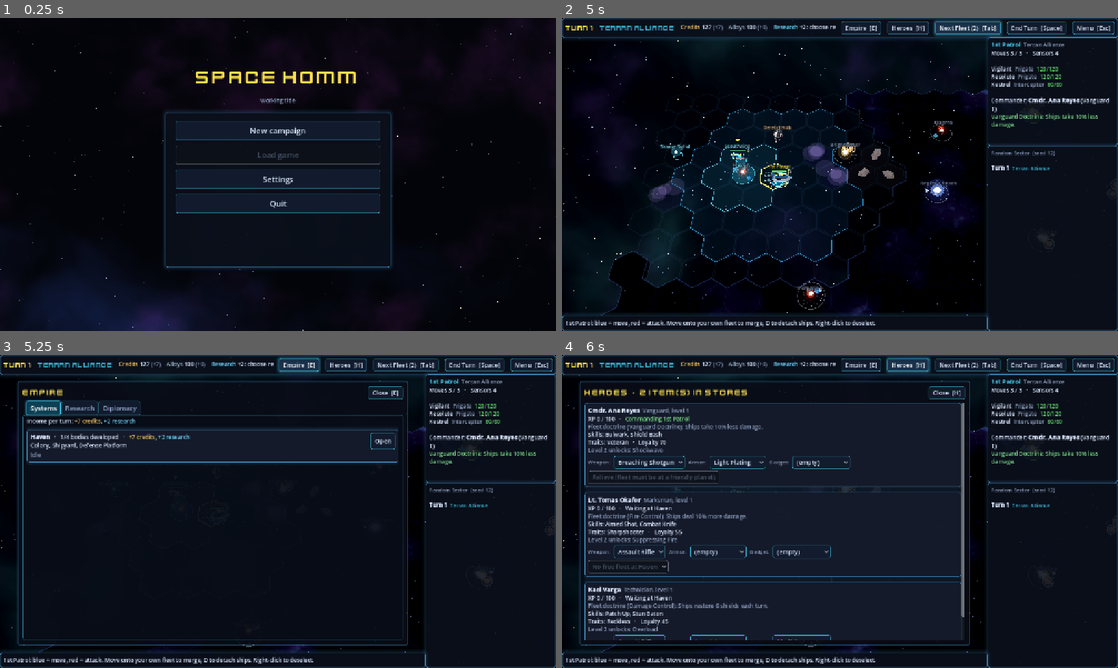
Above: before the commit, frames 1-4 (two rows, left to right).
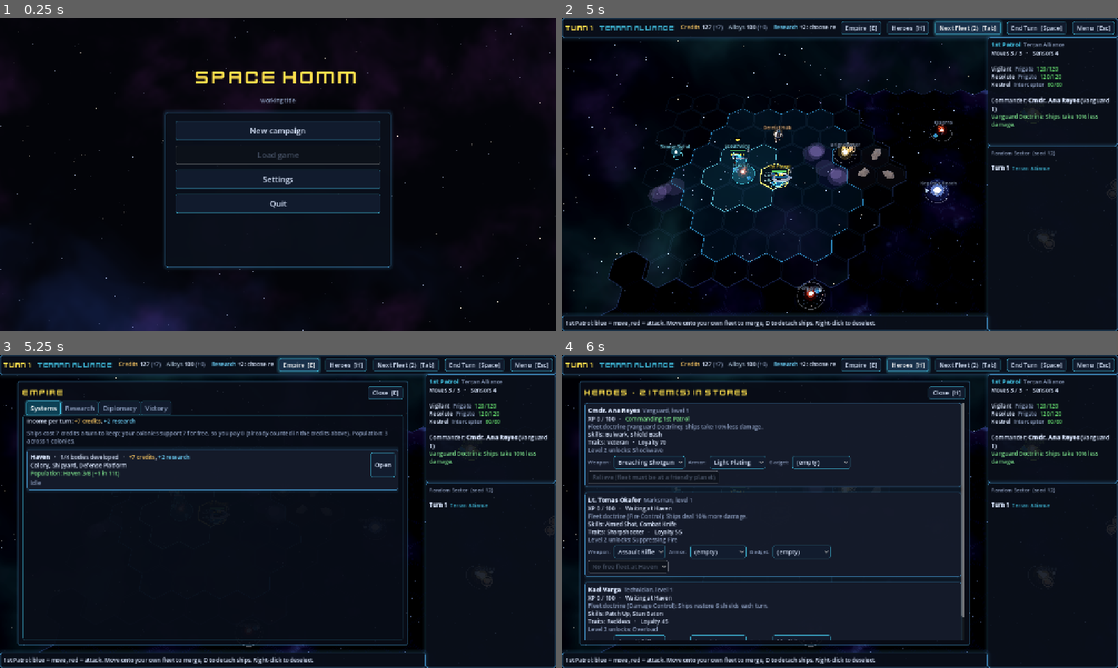
Above: after the commit, the same moments.

Repository: jamesedchristie/space-homm
Game: Godot game, scene res://src/presentation/main.tscn
The game is run twice, just before and just after one commit, with the same random seed, the same clock (stepped at 60 frames per second) and the same inputs.
Inputs (mouse positions are in pixels of both pictures, inside the frame that each line leads up to):
- Up to frame 1 (0.25 s): no input
- Up to frame 2 (5 s): click "New campaign" at 0.5 s; click (828, 246) at 1.27 s; type "12" at 1.35 s; click "Start" at 2 s; click "Begin" at 2.75 s; click "Next Fleet (2) [Tab]" at 3.5 s; click "Next Fleet (2) [Tab]" at 4.25 s
- Up to frame 3 (5.25 s): click "Empire [E]" at 5 s
- Up to frame 4 (6 s): click "Heroes [H]" at 5.75 s

Frames 1-2 are identical in both runs. In frame 3, 3.4% of the frame differs, in the area x 4-72%, y 14-44%; in frame 4, nothing differs.

Commit message:
Galaxy UI for population, upkeep, eras, megaprojects, victory progress and events
System view shows population and growth and offers megaprojects; the Empire
panel gains upkeep and wonders, eras in Research and a Victory tab; events
open a choice dialog; log lines for wonders, crises and events.

Co-Authored-By: Claude Opus 5.5 <noreply@anthropic.com>
Claude-Session: https://claude.ai/code/session_011S8DfbG2VPjJYDMcXDFx8r

Diff:
--- a/src/presentation/shared/dialog_panel.gd
+++ b/src/presentation/shared/dialog_panel.gd
@@ -45,7 +45,7 @@
 	UiKit.anchor(self, 0.5, 0.5, 0.5, 0.5, -width / 2.0, -height / 2.0, width / 2.0, height / 2.0)
 
 
-## choices: [{"id": String, "label": String}]
+## choices: [{"id": String, "label": String, "disabled"?: bool, "tooltip"?: String}]
 func ask(title: String, body_bbcode: String, choices: Array[Dictionary]) -> void:
 	_title.text = title
 	_body.clear()
@@ -54,9 +54,12 @@
 		c.queue_free()
 	for choice in choices:
 		var id: String = choice["id"]
-		_buttons.add_child(UiKit.button(choice["label"], func() -> void:
+		var button := UiKit.button(choice["label"], func() -> void:
 			visible = false
-			choice_made.emit(id)))
+			choice_made.emit(id))
+		button.disabled = choice.get("disabled", false)
+		button.tooltip_text = choice.get("tooltip", "")
+		_buttons.add_child(button)
 	visible = true
 
 
--- a/src/presentation/strategic/empire_panel.gd
+++ b/src/presentation/strategic/empire_panel.gd
@@ -1,15 +1,16 @@
 class_name EmpirePanel
 extends PanelContainer
-## Empire management overlay with three tabs: Colonies (yields, buildings,
-## build queue), Research (tech tree) and Diplomacy (war/peace, opinion,
-## gifts). Like the hero roster, it only emits commands.
+## Empire management overlay with four tabs: Systems (yields, population,
+## buildings, build queue), Research (tech tree by era), Diplomacy (war/peace,
+## opinion, gifts) and Victory (how close everyone is to winning). Like the
+## hero roster, it only emits commands.
 
 signal command_requested(cmd: GalaxyCommand)
 signal closed
 ## "Open" on a system in the Colonies tab.
 signal system_requested(planet_id: String)
 
-const TABS := ["Systems", "Research", "Diplomacy"]
+const TABS := ["Systems", "Research", "Diplomacy", "Victory"]
 
 var _tabs: TabContainer
 var _lists: Array[VBoxContainer] = []
@@ -56,6 +57,7 @@
 	_build_colonies(engine, faction_id, interactive)
 	_build_research(engine, faction_id, interactive)
 	_build_diplomacy(engine, faction_id, interactive)
+	_build_victory(engine, faction_id)
 	visible = true
 
 
@@ -66,6 +68,19 @@
 	var data := engine.data
 	var income := EmpireRules.income(engine, faction_id)
 	list.add_child(_text("Income per turn: %s" % _resource_text(engine, income, true)))
+	var upkeep := int(income["upkeep"])
+	var fleet_cost := EmpireRules.fleet_upkeep(engine, faction_id)
+	list.add_child(_text(UiKit.color_tag("Ships cost %d credits a turn to keep; your colonies support %d for free, so you pay %d (already counted in the credits above). Population: %d across %d colonies." % [
+			fleet_cost, EmpireRules.free_upkeep(engine, faction_id), upkeep, EmpireRules.total_population(engine, faction_id),
+			EmpireRules.colony_count(engine, faction_id)], Palette.TEXT_DIM)))
+	if int(engine.state.resources[faction_id]["credits"]) < 0:
+		list.add_child(_text(UiKit.color_tag("Budget crisis: the treasury is in debt. Colonies don't grow, fleets don't repair and ships lose hull until you are in the black.", Palette.BAD)))
+	var active: Array = engine.state.modifiers.get(faction_id, [])
+	for m: Dictionary in active:
+		list.add_child(_text(UiKit.color_tag("Active: %s (%d turns left)" % [m["name"], int(m["turns"])], Palette.ACTIVE)))
+	for mp_id in EmpireRules.megaprojects_of(engine, faction_id):
+		list.add_child(_text(UiKit.color_tag("Wonder: %s. %s" % [engine.data.megaprojects[mp_id]["name"],
+				engine.data.megaprojects[mp_id].get("description", "")], Palette.ACTIVE)))
 	for planet in engine.state.planets_of(faction_id):
 		var card := UiKit.panel(Color(0.08, 0.1, 0.16, 0.95))
 		var box := VBoxContainer.new()
@@ -76,16 +91,22 @@
 			names.append(data.buildings[b]["name"])
 		var row := HBoxContainer.new()
 		box.add_child(row)
-		var info := _text("[b]%s[/b]   ·   %d/%d bodies developed   ·   %s\n%s" % [planet.name,
+		var pops := PackedStringArray()
+		for b in planet.colonies():
+			var grow := EmpireRules.turns_to_grow(engine, b, faction_id)
+			pops.append("%s %d/%d%s" % [b["name"], EmpireRules.pop(b), EmpireRules.pop_cap(engine, b, faction_id),
+					(" (+1 in %dt)" % grow) if grow > 0 else ""])
+		var info := _text("[b]%s[/b]   ·   %d/%d bodies developed   ·   %s\n%s%s" % [planet.name,
 				developed, planet.bodies.size(), _resource_text(engine, EmpireRules.planet_yields(engine, planet), true),
-				", ".join(names) if not names.is_empty() else UiKit.color_tag("Nothing built yet", Palette.TEXT_DIM)])
+				", ".join(names) if not names.is_empty() else UiKit.color_tag("Nothing built yet", Palette.TEXT_DIM),
+				("\n" + UiKit.color_tag("Population: " + ", ".join(pops), Palette.GOOD)) if not pops.is_empty() else ""])
 		info.size_flags_horizontal = Control.SIZE_EXPAND_FILL
 		row.add_child(info)
 		var pid := planet.id
 		row.add_child(UiKit.button("Open", func() -> void: system_requested.emit(pid)))
 		if not planet.queue.is_empty():
 			var q := planet.queue
-			var item_name: String = data.buildings[q["item"]]["name"] if q["kind"] == "building" else data.units[q["item"]]["name"]
+			var item_name := SystemView._queue_name(data, planet)
 			box.add_child(_text(UiKit.color_tag("Building %s: %d/%d turns" % [item_name, q["progress"], q["turns"]], Palette.ACTIVE)))
 		else:
 			box.add_child(_text(UiKit.color_tag("Idle", Palette.TEXT_DIM)))
@@ -104,12 +125,23 @@
 	else:
 		list.add_child(_text("Researching [b]%s[/b]: %d / %d (+%d per turn)" % [data.techs[r["current"]]["name"],
 				r["progress"], ResearchRules.cost(engine, r["current"]), per_turn]))
-	for tech_id: String in data.techs:
+	var era := ResearchRules.current_era(engine, faction_id)
+	list.add_child(_text(UiKit.color_tag("Current era: %s. Each era opens once enough techs of the one before are known." % ResearchRules.era_name(engine, era), Palette.TEXT_DIM)))
+	var shown_era := 0
+	for tech_id: String in _tech_order(engine):
 		var tech: Dictionary = data.techs[tech_id]
+		if ResearchRules.era_of(engine, tech_id) != shown_era:
+			shown_era = ResearchRules.era_of(engine, tech_id)
+			var need: Dictionary = data.eras.get(str(shown_era), {}).get("requires", {})
+			var open := ResearchRules.era_open(engine, faction_id, shown_era)
+			var era_text := "%s%s" % [ResearchRules.era_name(engine, shown_era), "" if need.is_empty() else
+					("  (needs %d %s techs: %d known)" % [int(need["count"]), ResearchRules.era_name(engine, int(need["era"])),
+					ResearchRules.known_in_era(engine, faction_id, int(need["era"]))])]
+			list.add_child(UiKit.label(era_text + ("" if open else "  - locked"), 15, Palette.ACTIVE if open else Palette.TEXT_DIM))
 		var row := HBoxContainer.new()
 		row.add_theme_constant_override("separation", 10)
 		var status := ResearchRules.status(engine, faction_id, tech_id)
-		var info := _text("[b]%s[/b]  %s\n%s" % [tech["name"], UiKit.color_tag("%d research" % tech.get("cost", 0), Palette.TEXT_DIM),
+		var info := _text("[b]%s[/b]  %s\n%s" % [tech["name"], UiKit.color_tag("%d research" % ResearchRules.cost(engine, tech_id), Palette.TEXT_DIM),
 				tech.get("description", "")])
 		info.size_flags_horizontal = Control.SIZE_EXPAND_FILL
 		row.add_child(info)
@@ -117,10 +149,10 @@
 			ResearchRules.KNOWN:
 				row.add_child(UiKit.label("Researched", 13, Palette.GOOD))
 			ResearchRules.LOCKED:
-				var reqs := PackedStringArray()
-				for req: String in tech.get("requires", []):
-					reqs.append(data.techs[req]["name"])
-				row.add_child(UiKit.label("Requires " + ", ".join(reqs), 12, Palette.TEXT_DIM))
+				var reason := UiKit.label(ResearchRules.lock_reason(engine, faction_id, tech_id), 12, Palette.TEXT_DIM)
+				reason.custom_minimum_size = Vector2(260, 0)
+				reason.autowrap_mode = TextServer.AUTOWRAP_WORD_SMART
+				row.add_child(reason)
 			_:
 				var b := UiKit.button("Researching" if r["current"] == tech_id else "Research",
 						func() -> void: command_requested.emit(SetResearchCommand.new(faction_id, tech_id)))
@@ -183,7 +215,63 @@
 		list.add_child(card)
 
 
+# --- Victory ------------------------------------------------------------------
+
+func _build_victory(engine: GalaxyEngine, faction_id: String) -> void:
+	var list := _lists[3]
+	var s := engine.state
+	list.add_child(_text(UiKit.color_tag("Every way this campaign can be won, and how close each major power is. The first to meet a condition wins; you can still stop a rival's Ascension Gate by conquering the system it is built in.", Palette.TEXT_DIM)))
+	for entry: Dictionary in VictoryRules.progress(engine):
+		var card := UiKit.panel(Color(0.08, 0.1, 0.16, 0.95))
+		var box := VBoxContainer.new()
+		box.add_theme_constant_override("separation", 4)
+		card.add_child(box)
+		var leader: String = entry["leader"]
+		var lead_text := ""
+		if not leader.is_empty():
+			var lf := s.faction(leader)
+			lead_text = "   leader: " + UiKit.color_tag(lf["name"] + (" (you)" if leader == faction_id else ""), Palette.team_color(lf["team"]))
+		box.add_child(_text("[b]%s[/b]%s\n%s" % [entry["name"], lead_text if entry["enabled"] else "", UiKit.color_tag(entry["text"], Palette.TEXT_DIM)]))
+		for row_data: Dictionary in entry["rows"]:
+			var f := s.faction(row_data["faction"])
+			var row := HBoxContainer.new()
+			row.add_theme_constant_override("separation", 8)
+			var name_label := UiKit.label(f["name"] + (" (you)" if f["id"] == faction_id else ""), 13, Palette.team_color(f["team"]))
+			name_label.custom_minimum_size = Vector2(170, 0)
+			row.add_child(name_label)
+			var bar := ProgressBar.new()
+			bar.min_value = 0.0
+			bar.max_value = 1.0
+			bar.value = float(row_data["value"])
+			bar.show_percentage = false
+			bar.custom_minimum_size = Vector2(160, 14)
+			bar.size_flags_vertical = Control.SIZE_SHRINK_CENTER
+			row.add_child(bar)
+			var detail := UiKit.label(row_data["text"], 12, Palette.TEXT_DIM)
+			detail.size_flags_horizontal = Control.SIZE_EXPAND_FILL
+			detail.autowrap_mode = TextServer.AUTOWRAP_WORD_SMART
+			row.add_child(detail)
+			box.add_child(row)
+		list.add_child(card)
+
+
 # --- Helpers ------------------------------------------------------------------
+
+## Tech ids ordered by era, then cost.
+static func _tech_order(engine: GalaxyEngine) -> Array[String]:
+	var ids: Array[String] = []
+	ids.assign(engine.data.techs.keys())
+	ids.sort_custom(func(a: String, b: String) -> bool:
+		var ea := ResearchRules.era_of(engine, a)
+		var eb := ResearchRules.era_of(engine, b)
+		if ea != eb:
+			return ea < eb
+		if ResearchRules.cost(engine, a) != ResearchRules.cost(engine, b):
+			return ResearchRules.cost(engine, a) < ResearchRules.cost(engine, b)
+		return a < b)
+	return ids
+
+
 
 func _text(bbcode: String) -> RichTextLabel:
 	var t := UiKit.rich_text(13)
@@ -196,9 +284,9 @@
 static func _resource_text(engine: GalaxyEngine, amounts: Dictionary, signed: bool) -> String:
 	var parts := PackedStringArray()
 	for k: String in EmpireRules.RESOURCES:
-		if int(amounts.get(k, 0)) == 0:
+		if roundi(float(amounts.get(k, 0))) == 0:
 			continue
 		var res: Dictionary = engine.data.resources.get(k, {})
 		var fmt := "%+d %s" if signed else "%d %s"
-		parts.append(UiKit.color_tag(fmt % [int(amounts[k]), res.get("name", k).to_lower()], Color(res.get("color", "#ffffff"))))
+		parts.append(UiKit.color_tag(fmt % [roundi(float(amounts[k])), res.get("name", k).to_lower()], Color(res.get("color", "#ffffff"))))
 	return ", ".join(parts) if not parts.is_empty() else UiKit.color_tag("nothing", Palette.TEXT_DIM)
--- a/src/presentation/strategic/galaxy_screen.gd
+++ b/src/presentation/strategic/galaxy_screen.gd
@@ -208,6 +208,9 @@
 		if engine.has_pending_mission():
 			await _resolve_mission(token)
 			continue
+		if engine.has_pending_event() and _is_human_turn():
+			await _resolve_event(token)
+			continue
 		if _is_human_turn():
 			break
 		var result := engine.submit(ai.decide(engine))
@@ -313,6 +316,44 @@
 	if ask_player and choice != "leave" and token == _token and not engine.state.is_over:
 		hud.ask("Mission report", _mission_report(events), [{"id": "ok", "label": "Continue"}])
 		await hud.dialog_choice
+
+
+## The player's galactic event: a dialog with the choices (costs and effects in
+## the hint), then a report of what happened.
+func _resolve_event(token: int) -> void:
+	var pending := engine.state.pending_event
+	var def: Dictionary = data.events[pending["event"]]
+	var offered := EventRules.choices(engine, player_faction, pending)
+	var lines := PackedStringArray([EventRules.fill(engine, def["text"], pending.get("planet", "")), ""])
+	var buttons: Array[Dictionary] = []
+	for o in offered:
+		var hint: String = o["hint"]
+		var line := "[b]%d. %s[/b]" % [int(o["index"]) + 1, o["label"]]
+		if not hint.is_empty():
+			line += "  " + UiKit.color_tag(hint, Palette.TEXT_DIM)
+		if not o["ok"]:
+			line += "  " + UiKit.color_tag("(%s)" % o["reason"], Palette.BAD)
+		lines.append(line)
+		buttons.append({"id": str(o["index"]), "label": "%d. %s" % [int(o["index"]) + 1, o["label"]],
+				"disabled": not o["ok"], "tooltip": o["reason"]})
+	hud.ask(def["name"], "\n".join(lines), buttons, Vector2(700, 320))
+	var choice := int(await hud.dialog_choice)
+	if token != _token:
+		return
+	var result := engine.submit(ResolveEventCommand.new(player_faction, choice))
+	if not result.ok:
+		hud.set_hint(result.error)
+		return
+	await _play(result.events, token)
+	if token != _token or engine.state.is_over:
+		return
+	for e in result.events:
+		if e["type"] == GalaxyEvents.EVENT_RESOLVED:
+			var body := PackedStringArray([e["text"], ""])
+			for l: String in e["lines"]:
+				body.append(UiKit.color_tag(l, Palette.ACTIVE))
+			hud.ask(def["name"], "\n".join(body), [{"id": "ok", "label": "Continue"}], Vector2(560, 320))
+			await hud.dialog_choice
 
 
 ## Fills in the open battle/mission dialog with auto-resolve odds as the
@@ -406,8 +447,9 @@
 	var research := "choose research (E)" if r["current"].is_empty() else "%s %d/%d" % [
 			data.techs[r["current"]]["name"], r["progress"], ResearchRules.cost(engine, r["current"])]
 	var dim := Palette.hex(Palette.TEXT_DIM)
-	hud.set_resources("%s %d [color=#%s](%+d)[/color]    %s %d [color=#%s](%+d)[/color]    %s %+d: %s" % [
-			UiKit.color_tag("Credits", Color(data.resources["credits"]["color"])), stock["credits"], dim, income["credits"],
+	var upkeep_note := ", upkeep %d" % income["upkeep"] if int(income["upkeep"]) > 0 else ""
+	hud.set_resources("%s %d [color=#%s](%+d%s)[/color]    %s %d [color=#%s](%+d)[/color]    %s %+d: %s" % [
+			UiKit.color_tag("Credits", Color(data.resources["credits"]["color"])), stock["credits"], dim, income["credits"], upkeep_note,
 			UiKit.color_tag("Alloys", Color(data.resources["alloys"]["color"])), stock["alloys"], dim, income["alloys"],
 			UiKit.color_tag("Research", Color(data.resources["research"]["color"])), income["research"], research])
 
@@ -476,6 +518,19 @@
 					if not autoplay:
 						hud.ask(e["name"], "%s\n\n%s" % [e["text"], _reward_text(e["rewards"])], [{"id": "ok", "label": "Continue"}])
 						await hud.dialog_choice
+			GalaxyEvents.POP_GREW:
+				if engine.state.planets[e["planet"]].owner == player_faction and _visible.has(engine.state.planets[e["planet"]].cell):
+					board.float_text_at_planet(e["planet"], "+1 pop", Palette.GOOD)
+			GalaxyEvents.MEGAPROJECT_COMPLETED:
+				board.refresh_planet(e["planet"])
+				board.float_text_at_planet(e["planet"], data.megaprojects[e["megaproject"]]["name"],
+						Palette.team_color(engine.state.faction(e["faction"])["team"]))
+				if e["faction"] == player_faction and not autoplay \
+						and data.megaprojects[e["megaproject"]].get("victory", "") != "science":
+					hud.ask("Megaproject complete", "The [b]%s[/b] at %s is finished.\n\n%s" % [
+							data.megaprojects[e["megaproject"]]["name"], engine.state.planets[e["planet"]].name,
+							data.megaprojects[e["megaproject"]].get("description", "")], [{"id": "ok", "label": "Continue"}])
+					await hud.dialog_choice
 			GalaxyEvents.CAMPAIGN_ENDED:
 				_sync_views()
 				_game_over()
@@ -511,7 +566,10 @@
 		title = "%s wins" % s.faction(s.winner)["name"]
 	var majors_left := s.factions.filter(func(f: Dictionary) -> bool:
 		return f.get("role", "major") == "major" and not s.is_eliminated(f["id"])).size()
-	var how := "your empire has fallen" if player_out else ("by conquest" if majors_left <= 1 else "by treaty")
+	var endings := {"science": "by ascension: the Ascension Gate was completed", "score": "by score at the turn limit",
+			"objective": "the objective was met", "peace": "by treaty", "max_turns": "at the turn limit"}
+	var how: String = "your empire has fallen" if player_out else endings.get(s.victory_reason,
+			"by conquest" if majors_left <= 1 else "by treaty")
 	var lines := PackedStringArray(["The campaign is over after %d turns (%s)." % [s.turn_number, how], ""])
 	for f in s.factions:
 		if not s.is_eliminated(f["id"]):
@@ -811,11 +869,15 @@
 	for b in planet.bodies:
 		var bdef: Dictionary = data.body_types.get(b["type"], {})
 		var line := "%s %s" % [UiKit.color_tag("●", Color(bdef.get("surface", {}).get("accent", "#aaaaaa"))), bdef.get("name", b["type"])]
+		if "colony" in b["buildings"]:
+			line += " (pop %d/%d)" % [EmpireRules.pop(b), EmpireRules.pop_cap(engine, b, planet.owner)]
 		if not b["buildings"].is_empty():
 			line += ": " + ", ".join(b["buildings"].map(func(x: String) -> String: return data.buildings[x]["name"]))
 		if not b["traits"].is_empty():
 			line += "  " + UiKit.color_tag(", ".join(b["traits"].map(func(t: String) -> String: return data.planet_traits[t]["name"])), Palette.ACTIVE)
 		text += "\n" + line
+	for mp_id in planet.megaprojects:
+		text += "\n" + UiKit.color_tag("Wonder: %s" % data.megaprojects[mp_id]["name"], Palette.ACTIVE)
 	text += "\n" + UiKit.color_tag("Click your system or press S to open it.", Palette.TEXT_DIM)
 	var defenses := EmpireRules.defense_units(engine, planet).size()
 	if defenses > 0:
@@ -825,7 +887,7 @@
 			text += "\n" + UiKit.color_tag("Idle: open the system (S) to build.", Palette.TEXT_DIM)
 		else:
 			var q := planet.queue
-			var item: String = data.buildings[q["item"]]["name"] if q["kind"] == "building" else data.units[q["item"]]["name"]
+			var item := SystemView._queue_name(data, planet)
 			text += "\n" + UiKit.color_tag("Building %s (%d/%d turns)" % [item, q["progress"], q["turns"]], Palette.ACTIVE)
 	elif not planet.owner.is_empty() and not engine.state.at_war(player_faction, planet.owner):
 		text += "\n" + UiKit.color_tag("At peace with you: can't be captured.", Palette.TEXT_DIM)
@@ -976,6 +1038,29 @@
 			if s.planets[e["planet"]].owner != player_faction:
 				return ""
 			return "   New %s launched at %s" % [data.units[e["unit"]]["name"], s.planets[e["planet"]].name]
+		GalaxyEvents.MEGAPROJECT_STARTED:
+			var mp: Dictionary = data.megaprojects[e["megaproject"]]
+			var builder := s.faction(e["faction"])
+			if e["faction"] != player_faction and mp.get("victory", "") != "science" and mp.get("scope", "empire") != "galaxy":
+				return ""
+			return UiKit.color_tag("%s begins the %s at %s" % [builder["name"], mp["name"], s.planets[e["planet"]].name],
+					Palette.BAD if e["faction"] != player_faction else Palette.ACTIVE)
+		GalaxyEvents.MEGAPROJECT_COMPLETED:
+			var mp: Dictionary = data.megaprojects[e["megaproject"]]
+			return UiKit.color_tag("[b]%s completes the %s at %s[/b]" % [s.faction(e["faction"])["name"], mp["name"],
+					s.planets[e["planet"]].name], Palette.ACTIVE)
+		GalaxyEvents.BUDGET_CRISIS:
+			if e["faction"] != player_faction:
+				return ""
+			return UiKit.color_tag("Budget crisis: upkeep has emptied the treasury (%d credits). Colonies stop growing, fleets stop repairing and ships lose hull until you are in the black again." % e["credits"], Palette.BAD)
+		GalaxyEvents.EVENT_RESOLVED:
+			if e["faction"] != player_faction:
+				return ""
+			return "   %s: %s" % [data.events[e["event"]]["name"], ", ".join(e["lines"]) if not e["lines"].is_empty() else e["label"]]
+		GalaxyEvents.MODIFIER_EXPIRED:
+			if e["faction"] != player_faction:
+				return ""
+			return UiKit.color_tag("   %s has worn off" % e["name"], Palette.TEXT_DIM)
 		GalaxyEvents.WAR_DECLARED:
 			return UiKit.color_tag("[b]%s declares war on %s[/b]" % [s.faction(e["faction"])["name"], s.faction(e["target"])["name"]], Palette.BAD)
 		GalaxyEvents.PEACE_SIGNED:
--- a/src/presentation/strategic/system_view.gd
+++ b/src/presentation/strategic/system_view.gd
@@ -91,6 +91,10 @@
 		owner_text = UiKit.color_tag(f["name"], Palette.team_color(f["team"]))
 	var lines := PackedStringArray(["%s  ·  %s" % [UiKit.color_tag(star.get("name", planet.star), Color(star.get("color", "#ffffff"))), owner_text]])
 	lines.append("Yields %s per turn" % EmpirePanel._resource_text(engine, EmpireRules.planet_yields(engine, planet), true))
+	if planet.population() > 0:
+		lines.append("Population %d" % planet.population())
+	for mp_id in planet.megaprojects:
+		lines.append(UiKit.color_tag("Wonder: %s. %s" % [data.megaprojects[mp_id]["name"], data.megaprojects[mp_id].get("description", "")], Palette.ACTIVE))
 	if not planet.queue.is_empty():
 		lines.append(UiKit.color_tag("Building: %s (%d/%d turns)" % [_queue_name(data, planet), planet.queue["progress"], planet.queue["turns"]], Palette.ACTIVE))
 	var defenses := EmpireRules.defense_units(engine, planet).size()
@@ -107,6 +111,14 @@
 	var options := EmpireRules.build_options(engine, planet) if planet.owner == viewer else ([] as Array[Dictionary])
 	for b in planet.bodies:
 		_cards.add_child(_body_card(engine, planet, b, options.filter(func(o: Dictionary) -> bool: return o["body"] == b["id"]), interactive))
+	var wonders := options.filter(func(o: Dictionary) -> bool: return o["kind"] == "megaproject")
+	if not wonders.is_empty():
+		var wonder_card := UiKit.panel(Color(0.08, 0.1, 0.16, 0.95))
+		var wonder_box := VBoxContainer.new()
+		wonder_card.add_child(wonder_box)
+		wonder_box.add_child(UiKit.label("Megaprojects", 15, Palette.ACTIVE))
+		wonder_box.add_child(_option_row(engine, planet, wonders, interactive))
+		_cards.add_child(wonder_card)
 	var ships := options.filter(func(o: Dictionary) -> bool: return o["kind"] == "unit")
 	if not ships.is_empty():
 		var card := UiKit.panel(Color(0.08, 0.1, 0.16, 0.95))
@@ -143,6 +155,7 @@
 			if not built.is_empty() else UiKit.color_tag(def.get("description", ""), Palette.TEXT_DIM))
 	if EmpireRules.is_habitable(engine, b) and "colony" in b["buildings"]:
 		text += UiKit.color_tag("  ·  colony slots %d/%d" % [b["buildings"].size() - 1, EmpireRules.colony_slots(engine, b, planet.owner)], Palette.TEXT_DIM)
+		text += "\n" + _population_text(engine, b, planet.owner)
 	head.append_text(text)
 	box.add_child(head)
 	if not options.is_empty():
@@ -157,8 +170,14 @@
 		var label := "%s  ·  %s, %dt" % [o["name"], EmpireRules.cost_text(engine, o["cost"]), o["turns"]]
 		var b := UiKit.button(label, func() -> void:
 			command_requested.emit(QueueBuildCommand.new(planet.owner, planet.id, o["kind"], o["id"], o["body"])))
-		var desc: String = engine.data.buildings[o["id"]].get("description", "") if o["kind"] == "building" \
-				else engine.data.units[o["id"]].get("description", "")
+		var desc := ""
+		match o["kind"]:
+			"building":
+				desc = engine.data.buildings[o["id"]].get("description", "")
+			"megaproject":
+				desc = engine.data.megaprojects[o["id"]].get("description", "")
+			_:
+				desc = engine.data.units[o["id"]].get("description", "")
 		b.tooltip_text = desc + ("" if o["ok"] else "\n(%s)" % o["reason"])
 		b.disabled = not interactive or not o["ok"]
 		row.add_child(b)
@@ -167,7 +186,25 @@
 
 static func _queue_name(data: DataRegistry, planet: Planet) -> String:
 	var q := planet.queue
-	return data.buildings[q["item"]]["name"] if q["kind"] == "building" else data.units[q["item"]]["name"]
+	match q["kind"]:
+		"building":
+			return data.buildings[q["item"]]["name"]
+		"megaproject":
+			return data.megaprojects[q["item"]]["name"]
+	return data.units[q["item"]]["name"]
+
+
+## "Population 5 / 8   ·   growth +0.8/turn, next in 4 turns" for a colony body.
+static func _population_text(engine: GalaxyEngine, b: Dictionary, faction_id: String) -> String:
+	var cap := EmpireRules.pop_cap(engine, b, faction_id)
+	var current := EmpireRules.pop(b)
+	var text := "Population [b]%d / %d[/b]" % [current, cap]
+	if current >= cap:
+		return text + UiKit.color_tag("   ·   full", Palette.TEXT_DIM)
+	var rate := EmpireRules.growth_rate(engine, b, faction_id)
+	var progress := "%d/%d" % [floori(float(b.get("growth", 0.0))), ceili(EmpireRules.growth_cost(engine, current))]
+	return text + UiKit.color_tag("   ·   growth %+.1f/turn (%s), next pop in %d turns" % [rate, progress,
+			EmpireRules.turns_to_grow(engine, b, faction_id)], Palette.GOOD)
 
 
 func _build_scene(planet: Planet, engine: GalaxyEngine) -> void:
